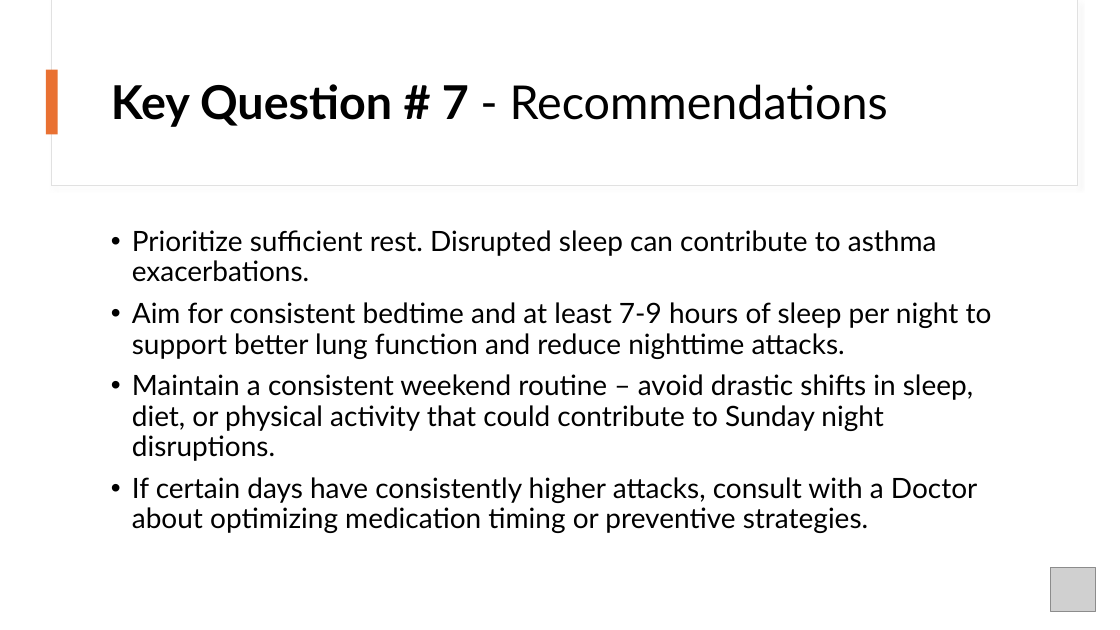
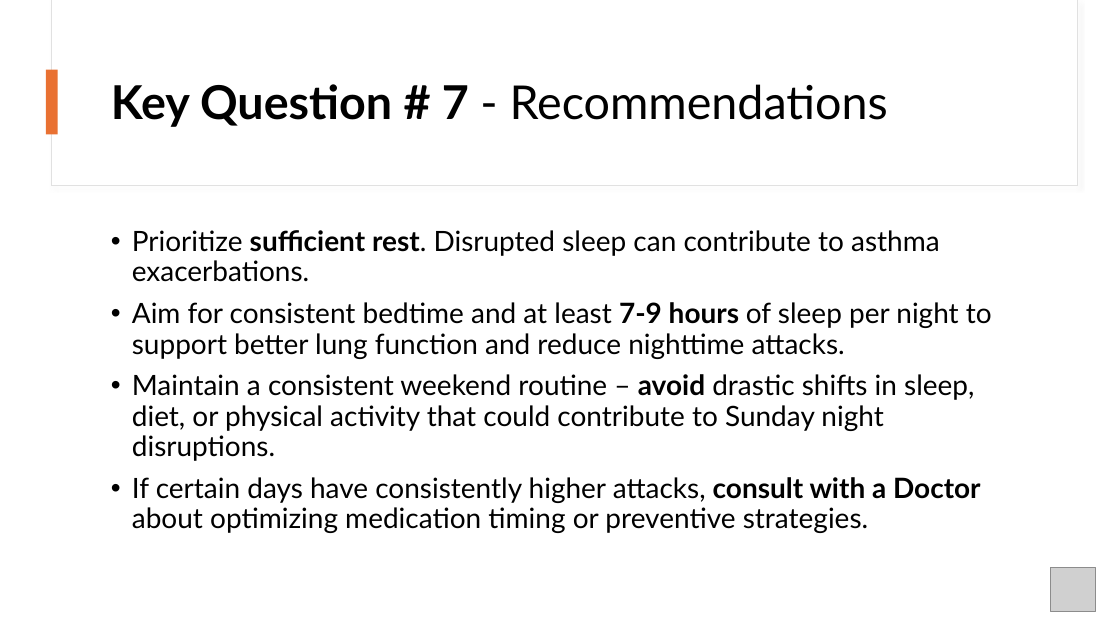
Before and after one commit to abnersonocampo/comprehensive-asthma-analysis, a slide deck: slide 26 of Capstone Presentation.pptx. Drawn at 1120x630 pixels with LibreOffice and Linux fonts; fonts in the diff are those of the drawing; grey boxes stand for pictures. Boxes give left, top, right and bottom in pixels: in the first picture for what was removed or moved away, otherwise in the second. Text is boxed around its words. In the diff, an @@ line names an element or a change of style, - is before the commit and + after.

```diff
--- a/Capstone Presentation.pptx
+++ b/Capstone Presentation.pptx
@@ text "Prioritize sufficient rest. Disrupted sleep ..." at [132,230,992,533]: bold on in "sufficient rest.", "7-9 hours", "avoid", "consult with a Doctor" @@
```
Also in this commit, not shown: 1 other slide changed, 2 slides added, 2 other files.
